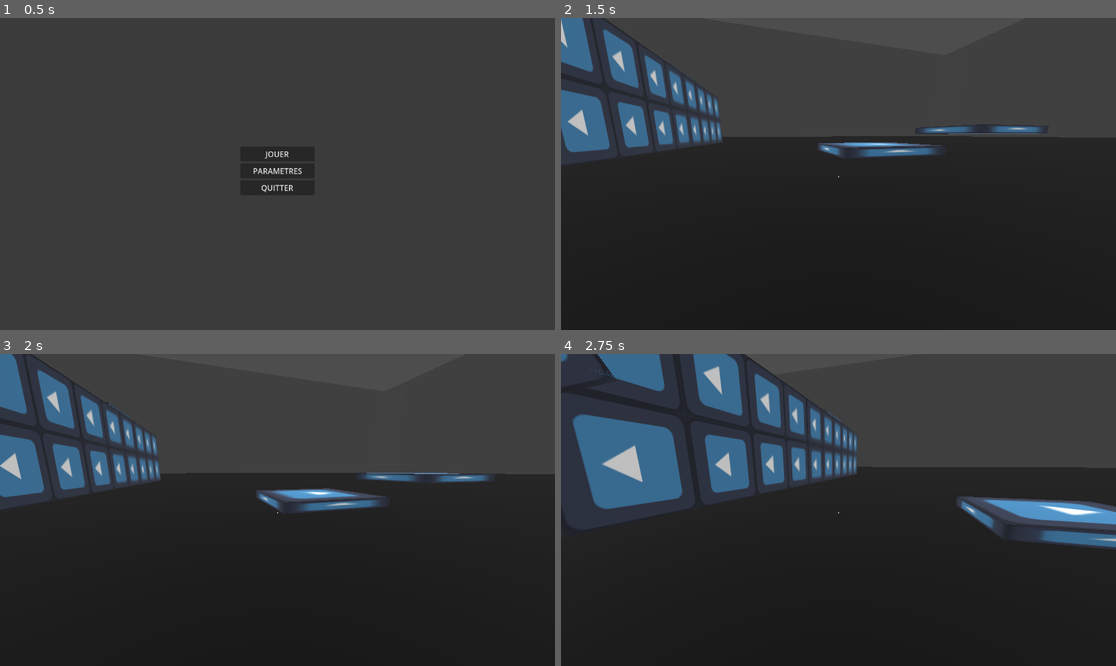
Above: before the commit, frames 1-4 (two rows, left to right).
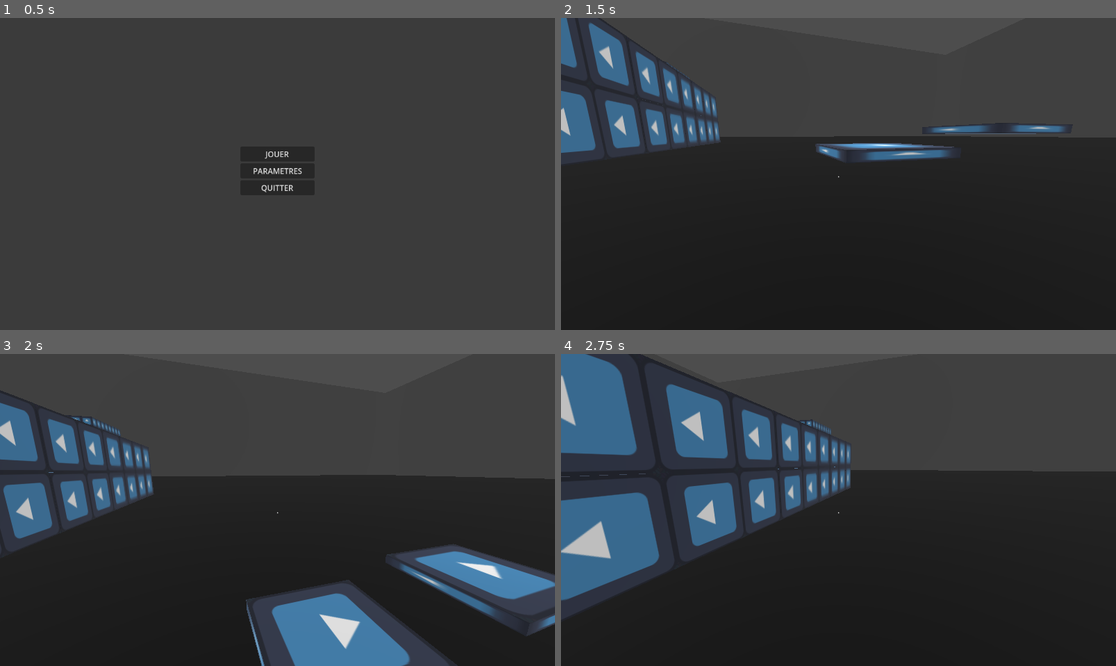
Above: after the commit, the same moments.

Repository: MomoelBG/IntoTheTower1
Game: Godot game, scene res://level/Title.tscn
Same seed, same stepped clock (60 frames per second), same inputs: the game is played once before the commit and once after it. The engine's default icon, where the game draws it, is replaced by a stand-in: a white triangle on a blue panel in a dark square.
Inputs (mouse positions are in pixels of both pictures, inside the frame that each line leads up to):
- Up to frame 1 (0.5 s): no input
- Up to frame 2 (1.5 s): click "JOUER" at 0.5 s; tap Enter at 1.25 s; move the mouse to (866, 174) at 1.27 s; hold W (forward) from 1.28 s (still down); tap E (interact) at 1.35 s
- Up to frame 3 (2 s): keep holding W (forward); tap Space (jump) at 1.52 s; click (305, 510) at 1.55 s
- Up to frame 4 (2.75 s): keep holding W (forward); move the mouse to (810, 510) at 2.02 s; click (810, 510) at 2.1 s; tap Space (jump) at 2.27 s; tap E (interact) at 2.3 s

Frame 1 is identical in both runs. In frame 2, 6.0% of the frame differs, in the area x 0-91%, y 0-47%; in frame 3, 22%; in frame 4, 28%, in the area x 0-100%, y 0-86%.

Commit message:
scripts

Diff:
--- a/player/player.gd
+++ b/player/player.gd
@@ -14,13 +14,9 @@
 var isCrouching = false
 var isCrawling = false
 
-var picked_object
-var pull_power = 4
 
 @onready var camera = $head/Camera3D
 @onready var anim = $AnimationPlayer
-@onready var interaction = $head/Camera3D/Interaction
-@onready var hand = $head/Camera3D/hand
 
 func _unhandled_input(event):
 	if event is InputEventMouseMotion:
@@ -31,10 +27,6 @@
 		get_tree().change_scene_to_file("res://level/PauseMenu.tscn")
 		Input.mouse_mode = Input.MOUSE_MODE_VISIBLE
 
-func pick_object():
-	var collider = interaction.get_collider()
-	if collider != null and collider is RigidBody3D:
-		print("colliding with a rigid body")
 
 func _ready():
 	Input.mouse_mode = Input.MOUSE_MODE_CAPTURED
@@ -84,9 +76,7 @@
 		if Input.is_action_pressed("crouch"):
 			pass
 
-func _input(event):
-	if Input.is_action_just_pressed("lclick"):
-		pick_object()
+
 
 	move_and_slide()
 
